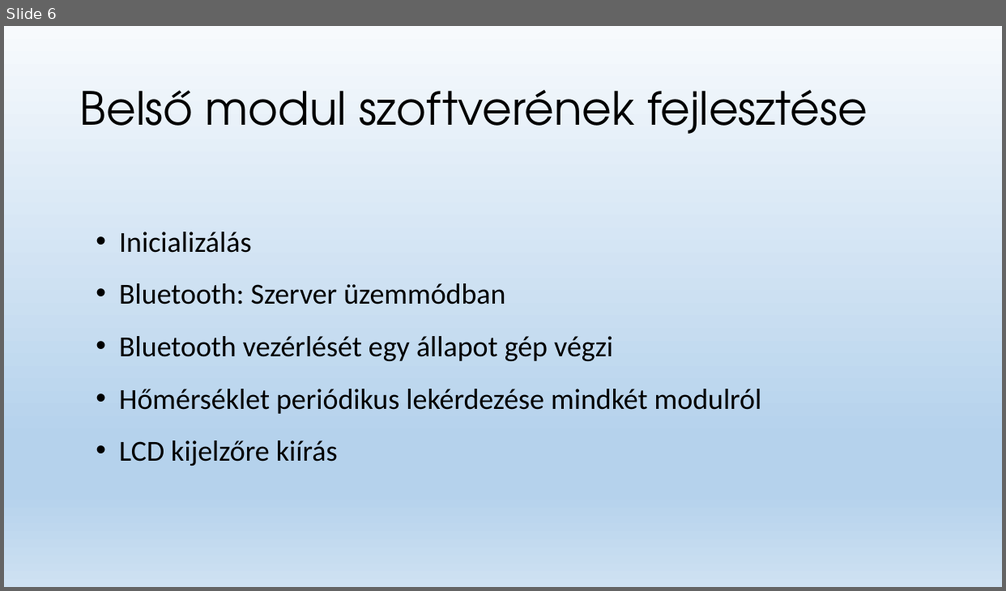
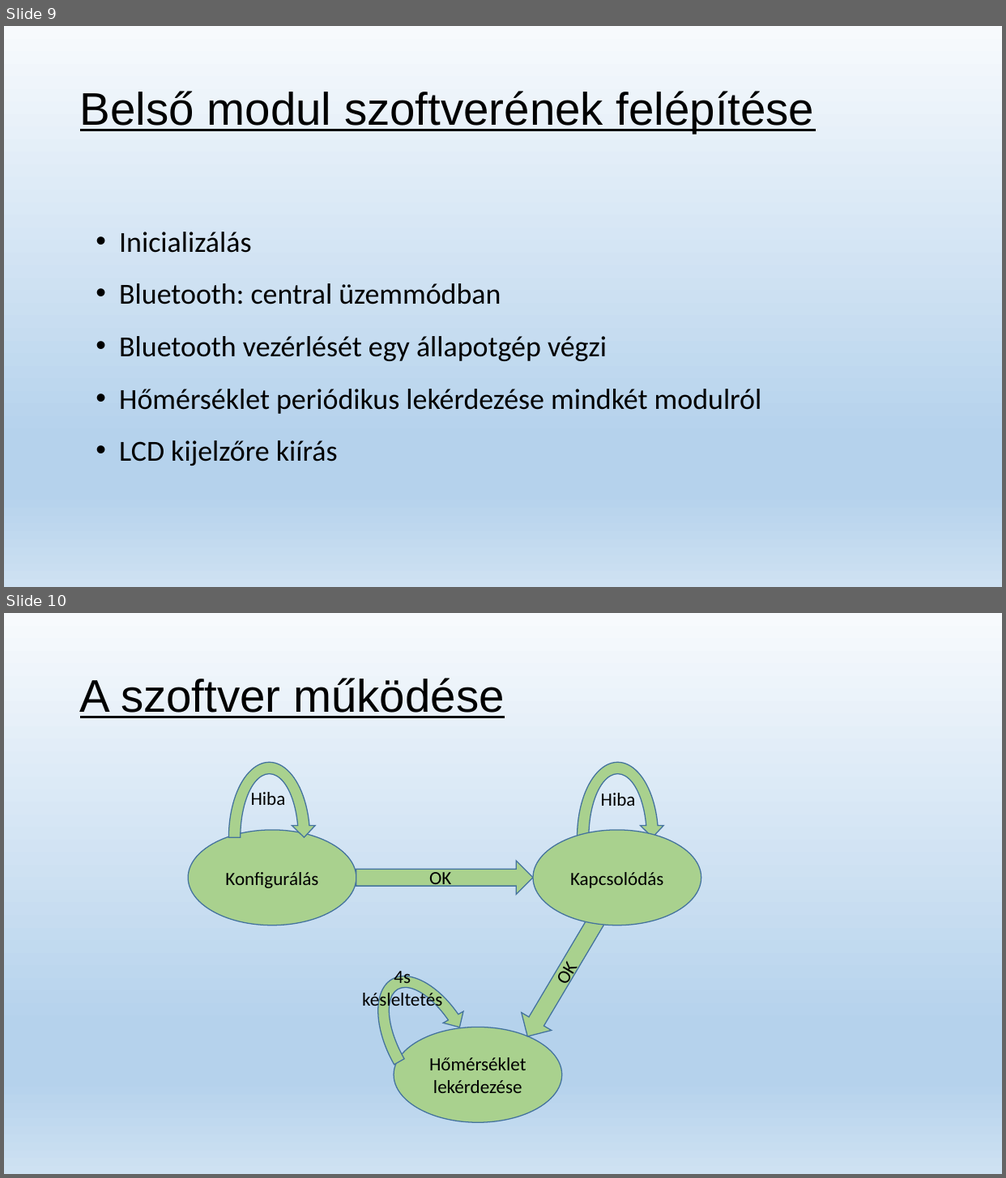
Before and after one commit to foltanyi/modularis_homero, a slide deck: Moduláris digitalis hőmérő fejlesztése.pptx. Shown one above the other, each under a label of ours: slide 6 before the commit, slides 9 and 10 after it. The pictures are 1006x591 and 1006x1178 pixels, drawn with LibreOffice and Linux fonts; fonts in the diff are those of the drawing. Boxes give left, top, right and bottom in pixels: in the first picture for what was removed or moved away, otherwise in the second. Text is boxed around its words. In the diff, an @@ line names an element or a change of style, - is before the commit and + after.

```diff
--- a/Moduláris digitalis hőmérő fejlesztése.pptx
+++ b/Moduláris digitalis hőmérő fejlesztése.pptx
@@ slide 10 added at (x1=4, y1=613, x2=1002, y2=1174), background gradient #F7FAFD to #B5D2EC to #CEE1F2 @@
@@ title added at (x1=80, y1=678, x2=504, y2=718), 44 pt, text #000000, underline @@
+A szoftver működése
@@ circular arrow added at (x1=224, y1=756, x2=316, y2=919), fill #A9D18E, outline #43739E 1 pt @@
@@ circular arrow added at (x1=572, y1=756, x2=664, y2=919), fill #A9D18E, outline #43739E 1 pt @@
@@ text added at (x1=251, y1=792, x2=286, y2=805), 18 pt, text #000000 @@
+Hiba
@@ text added at (x1=601, y1=793, x2=636, y2=806), 18 pt, text #000000 @@
+Hiba
@@ ellipse added at (x1=188, y1=830, x2=356, y2=926), fill #A9D18E, outline #43739E 1 pt, 18 pt, text #000000 @@
+Konfigurálás
@@ ellipse added at (x1=533, y1=830, x2=701, y2=926), fill #A9D18E, outline #43739E 1 pt, 18 pt, text #000000 @@
+Kapcsolódás
@@ right arrow added at (x1=356, y1=861, x2=533, y2=895), fill #A9D18E, outline #43739E 1 pt, 18 pt, text #000000 @@
+OK
@@ right arrow added at (x1=513, y1=907, x2=615, y2=1046), fill #A9D18E, outline #43739E 1 pt, 18 pt, text #000000 @@
+OK
@@ circular arrow added at (x1=348, y1=952, x2=510, y2=1139), fill #A9D18E, outline #43739E 1 pt @@
@@ text added at (x1=362, y1=968, x2=442, y2=1011), 18 pt, text #000000 @@
+4s késleltetés
@@ ellipse added at (x1=394, y1=1028, x2=562, y2=1123), fill #A9D18E, outline #43739E 1 pt, 18 pt, text #000000 @@
+Hőmérséklet lekérdezése
@@ what was slide 6 is now slide 9 @@
@@ slide 9 changed as well @@
@@ title at (x1=80, y1=91, x2=815, y2=133): text changed; font TeX Gyre Adventor to Arial @@
-Belső modul szoftverének fejlesztése
+Belső modul szoftverének felépítése
@@ text at (x1=119, y1=284, x2=607, y2=361): text changed @@
-• Bluetooth: Szerver üzemmódban
-• Bluetooth vezérlését egy állapot gép végzi
+• Bluetooth: central üzemmódban
+• Bluetooth vezérlését egy állapotgép végzi
```
Also in this commit, not shown: 6 other slides changed, 4 other slides added, 1 slide removed.
